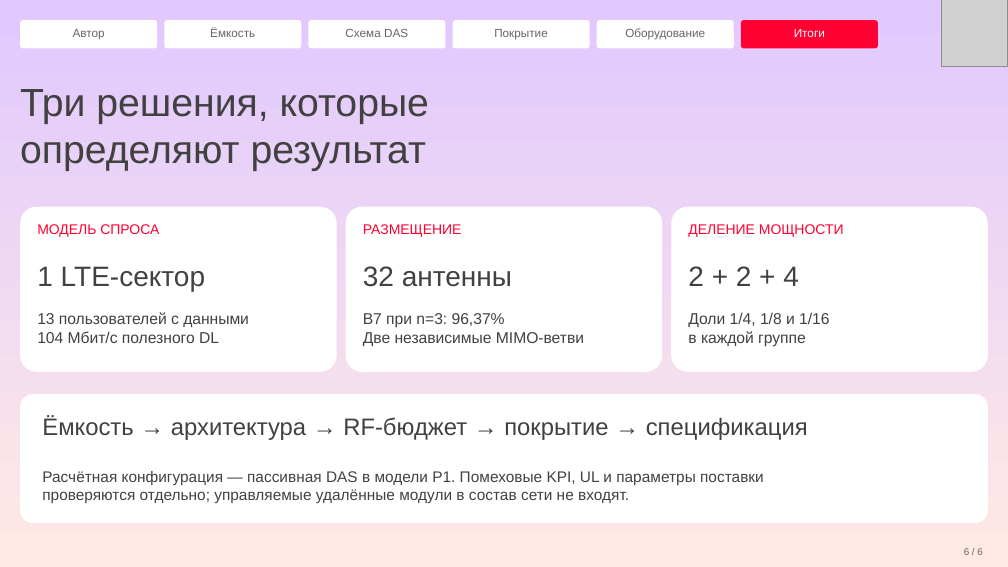
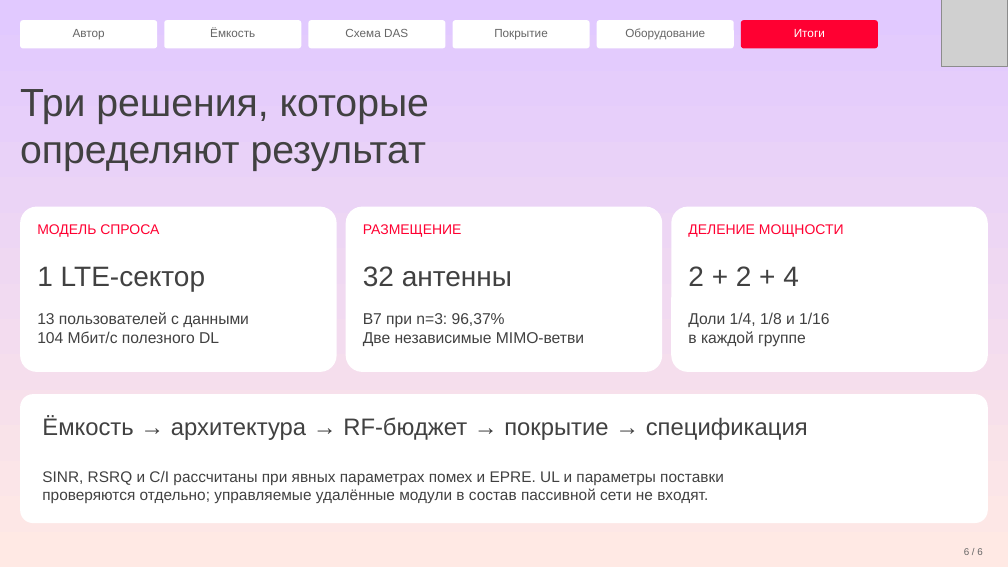
Before and after one commit to abalakovpa/mts-engineer-hack-2026-radio, a slide deck: slide 6 of presentation/defense.pptx. Drawn at 1008x567 pixels with LibreOffice and Linux fonts; fonts in the diff are those of the drawing; grey boxes stand for pictures. Boxes give left, top, right and bottom in pixels: in the first picture for what was removed or moved away, otherwise in the second. Text is boxed around its words. In the diff, an @@ line names an element or a change of style, - is before the commit and + after.

```diff
--- a/presentation/defense.pptx
+++ b/presentation/defense.pptx
@@ text at (42, 471, 724, 503): text changed @@
-Расчётная конфигурация — пассивная DAS в модели P1. Помеховые KPI, UL и параметры поставки
-проверяются отдельно; управляемые удалённые модули в состав сети не входят.
+SINR, RSRQ и C/I рассчитаны при явных параметрах помех и EPRE. UL и параметры поставки
+проверяются отдельно; управляемые удалённые модули в состав пассивной сети не входят.
```
Also in this commit, not shown: 2 other slides changed, 44 other files.
